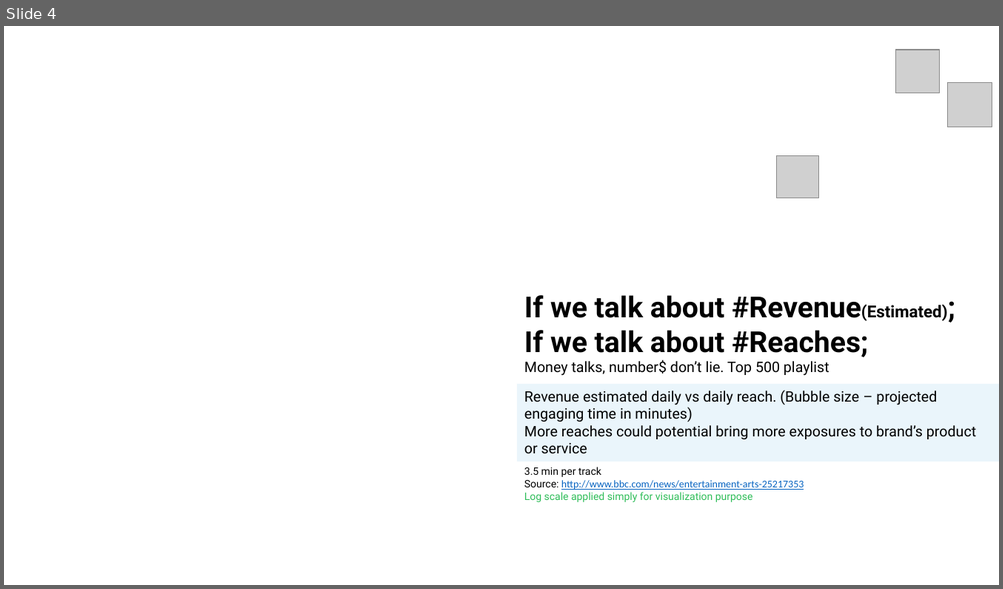
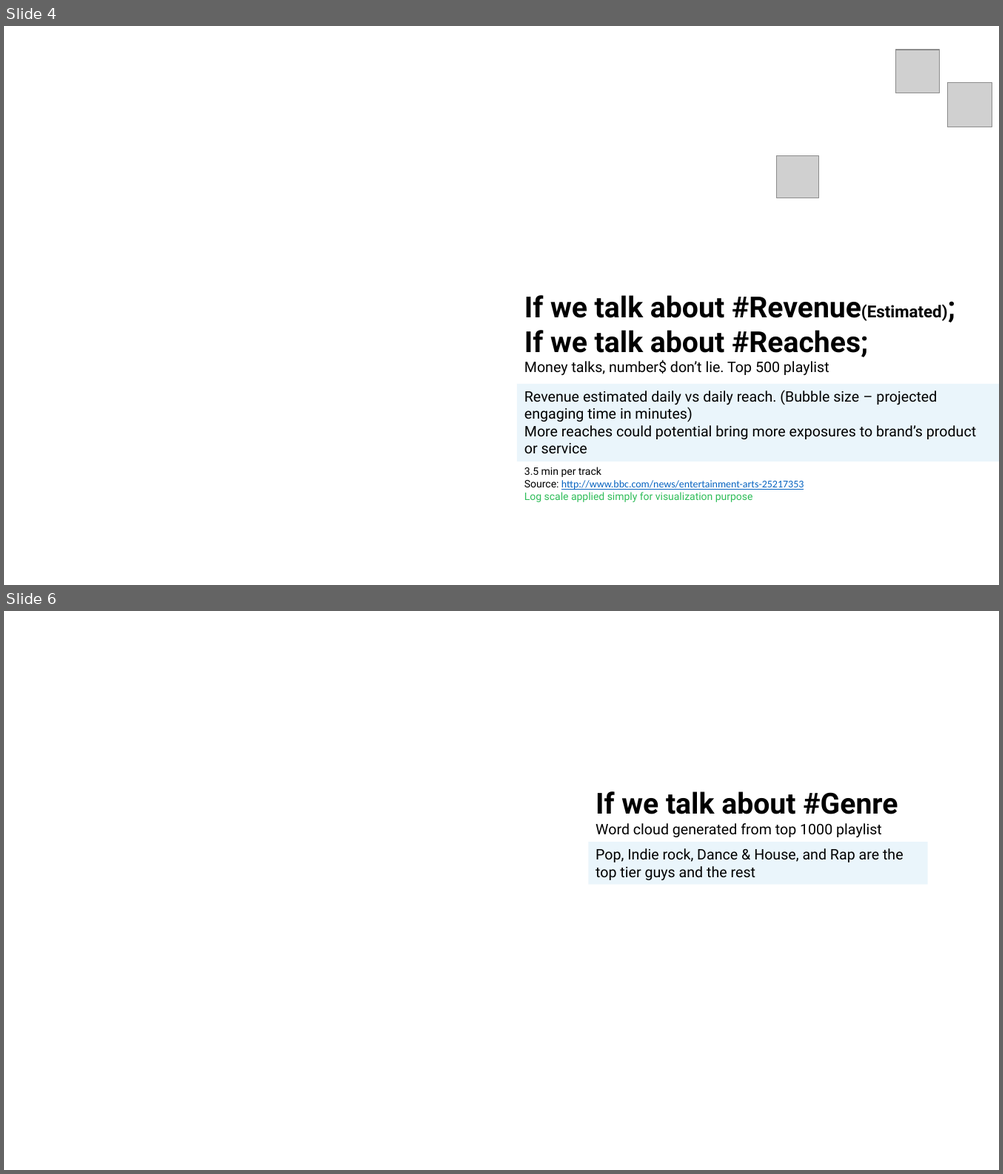
Before and after one commit to alonnir/playlist_summary_analysis, a slide deck: Presentation.pptx. Shown one above the other, each under a label of ours: slide 4 before the commit, slides 4 and 6 after it; the slides between them are not shown. The pictures are 1003x589 and 1003x1174 pixels, drawn with LibreOffice and Linux fonts; fonts in the diff are those of the drawing; grey boxes stand for pictures; background and template pictures are left out. Boxes give left, top, right and bottom in pixels: in the first picture for what was removed or moved away, otherwise in the second. Text is boxed around its words. In the diff, an @@ line names an element or a change of style, - is before the commit and + after.

```diff
--- a/Presentation.pptx
+++ b/Presentation.pptx
@@ slide 6 added at [4, 611, 999, 1170], background picture (left out) @@
@@ text added at [595, 792, 897, 838], 14 pt, text #000000 @@
+If we talk about #Genre
+Word cloud generated from top 1000 playlist
@@ rectangle added at [588, 843, 928, 885], fill #EAF5FB, 14 pt, text #000000 @@
+Pop, Indie rock, Dance & House, and Rap are the top tier guys and the rest
```
Also in this commit, not shown: 4 slides changed, 9 other slides added, 34 other files.
